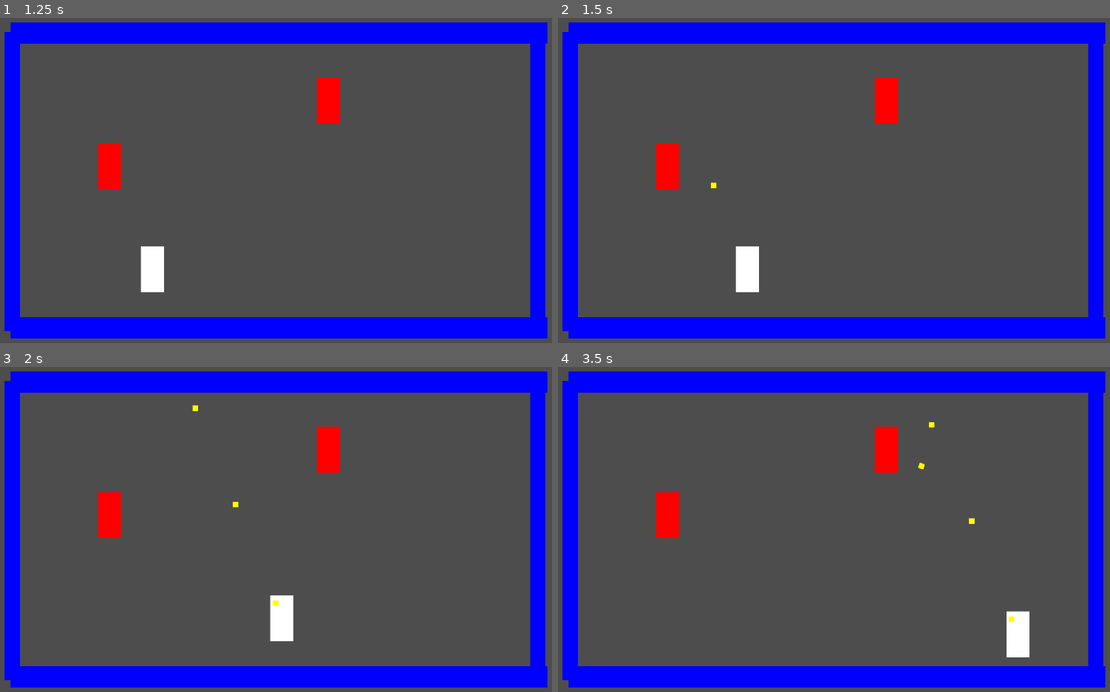
Above: before the commit, frames 1-4 (two rows, left to right).
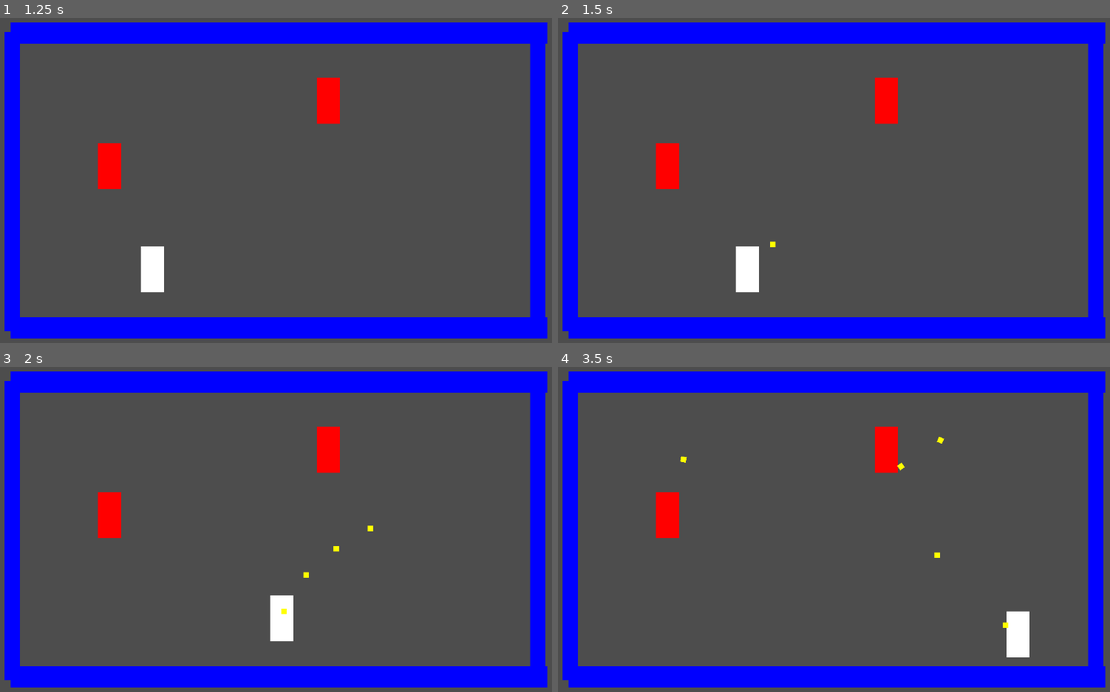
Above: after the commit, the same moments.

Repository: KDing0/GGJGodot
Game: Godot game, scene res://Misc/GameManager.tscn
The game is run twice, just before and just after one commit, with the same random seed, the same clock (stepped at 60 frames per second) and the same inputs.
Inputs (mouse positions are in pixels of both pictures, inside the frame that each line leads up to):
- Up to frame 1 (1.25 s): click "Start Game" at 0.5 s
- Up to frame 2 (1.5 s): tap Enter at 1.25 s; move the mouse to (966, 164) at 1.27 s; press the mouse at (966, 164) at 1.28 s; hold Right (ui_right) from 1.28 s (still down)
- Up to frame 3 (2 s): keep holding Right (ui_right)
- Up to frame 4 (3.5 s): move the mouse to (718, 545) at 2.02 s; release Right (ui_right) at 2.03 s; release the mouse at (718, 545) at 2.03 s; hold Down (ui_down) 2.03-2.78 s; click (718, 545) at 2.1 s; move the mouse to (894, 458) at 2.77 s; press the mouse at (894, 458) at 2.78 s; hold Right (ui_right) from 2.78 s (still down)

Frame 1 is identical in both runs. In frame 2, less than 0.1% of the frame differs, in the area x 27-40%, y 50-71%; in frame 3, 0.1%; in frame 4, 0.2%, in the area x 22-83%, y 17-81%.

Commit message:
all around shooting

Diff:
--- a/src/Player/player.gd
+++ b/src/Player/player.gd
@@ -13,9 +13,14 @@
 var can_fire = true
 
 func _physics_process(delta):
+	move()
+	move_and_slide()
 
-	# Get the input direction and handle the movement/deceleration.
-	# As good practice, you should replace UI actions with custom gameplay actions.
+	if Input.is_action_pressed("shoot") and can_fire:
+		shoot()
+
+func move():
+	# TODO should replace UI actions with custom gameplay actions.
 	var horizontal = Input.get_axis("ui_left", "ui_right")
 	var vertically = Input.get_axis("ui_up", "ui_down")
 	if horizontal:
@@ -28,18 +33,23 @@
 	else:
 		velocity.y = move_toward(velocity.y, 0, 15)
 
-	move_and_slide()
+func shoot():
+	var bullet_instance = bullet_scene.instantiate()
+	bullet_instance.position = global_position
 
-	if Input.is_action_pressed("shoot") and can_fire:
-		shoot()
+	var mousePosition = get_global_mouse_position()
+	var mouseX = mousePosition.x
+	var mouseY = mousePosition.y
+	var distX = mouseX - bullet_instance.position.x
+	var distY = mouseY - bullet_instance.position.y
+	var xDirection = distX/(abs(distX)+abs(distY))
+	var yDirection = distY/(abs(distX)+abs(distY))
 
+	bullet_instance.gravity_scale = 0
+	bullet_instance.linear_velocity.x = xDirection * BULLETSPEED
+	bullet_instance.linear_velocity.y = yDirection * BULLETSPEED
+	get_parent().add_child(bullet_instance)
 
-func shoot():
-	var bullet_instance = bullet_scene.instantiate() #bullet_scene.instance()
-	bullet_instance.position = global_position
-	bullet_instance.gravity_scale = 0
-	bullet_instance.linear_velocity = Vector2(0, -BULLETSPEED)
-	get_parent().add_child(bullet_instance)
 	can_fire = false
 	await get_tree().create_timer(FIRERATE).timeout
 	can_fire = true
--- a/src/Player/test2.gd
+++ /dev/null
@@ -1,19 +0,0 @@
-extends Area2D
-
-
-# Called when the node enters the scene tree for the first time.
-func _ready():
-	pass # Replace with function body.
-
-
-# Called every frame. 'delta' is the elapsed time since the previous frame.
-func _process(delta):
-	pass
-
-
-func _on_body_entered(body):
-	print("asd")
-
-
-func _on_body_shape_entered(body_rid, body, body_shape_index, local_shape_index):
-	print("asd2")
